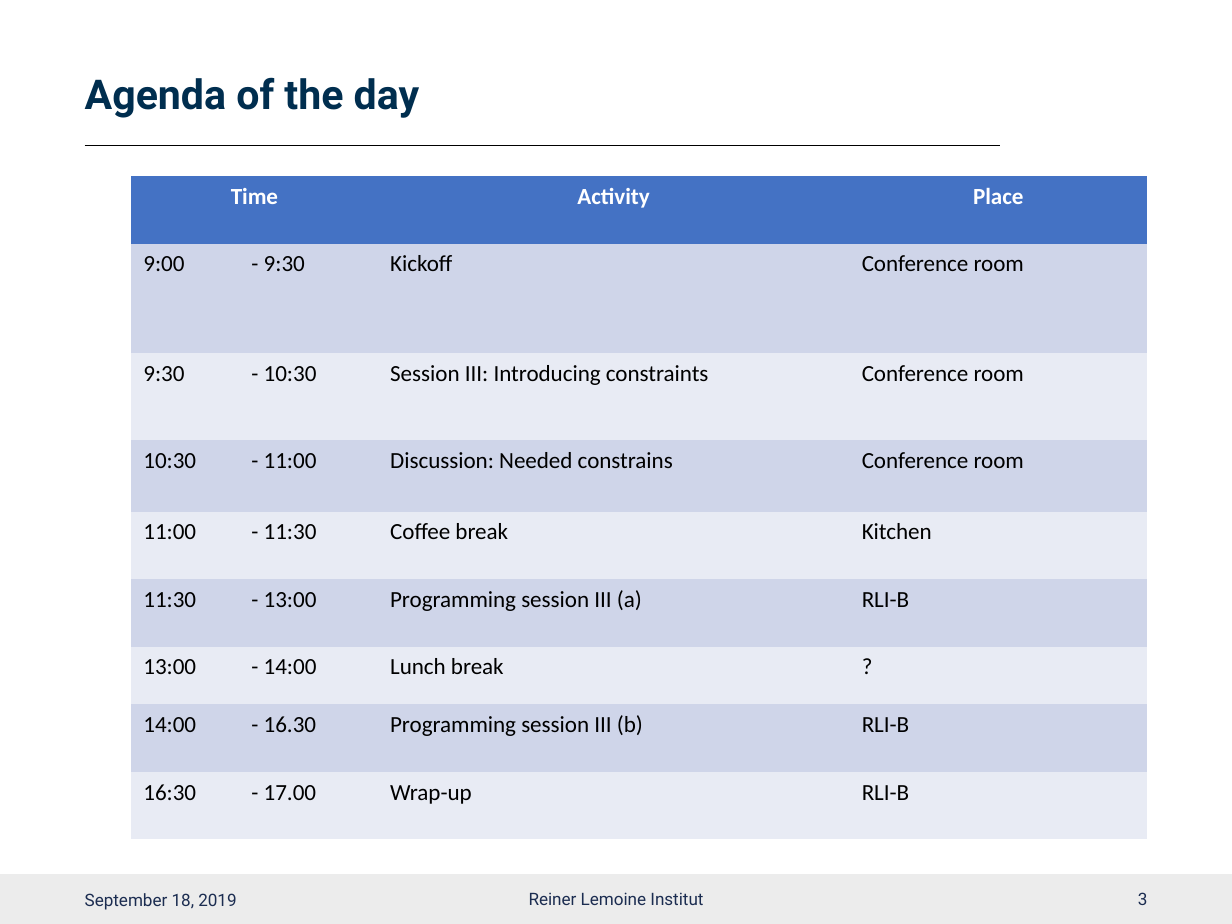
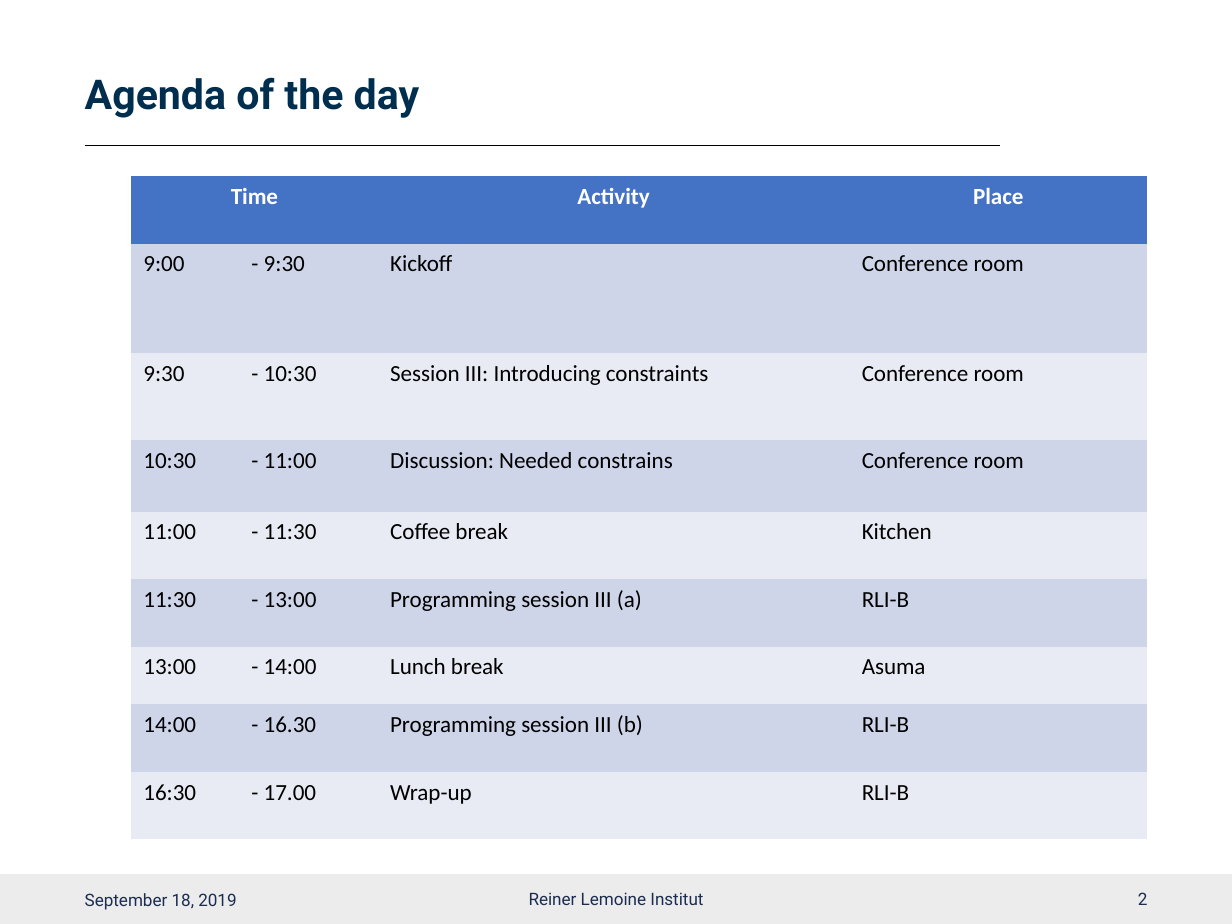
Before and after one commit to smartie2076/oemof_workshop, a slide deck: slide 3 of Oemof_Workshop_06_Kickoff_Wednesday.pptx (slide 4 before the commit). Drawn at 1232x924 pixels with LibreOffice and Linux fonts; fonts in the diff are those of the drawing; background and template pictures are left out. Boxes give left, top, right and bottom in pixels: in the first picture for what was removed or moved away, otherwise in the second. Text is boxed around its words. In the diff, an @@ line names an element or a change of style, - is before the commit and + after.

```diff
--- a/Oemof_Workshop_06_Kickoff_Wednesday.pptx
+++ b/Oemof_Workshop_06_Kickoff_Wednesday.pptx
@@ table at (131,176,1148,840) @@
-row 7, column 4: ?
+row 7, column 4: Asuma
@@ page number at (1138,892,1148,905): text changed @@
-3
+2
```
Also in this commit, not shown: 1 slide removed, 7 other files.
